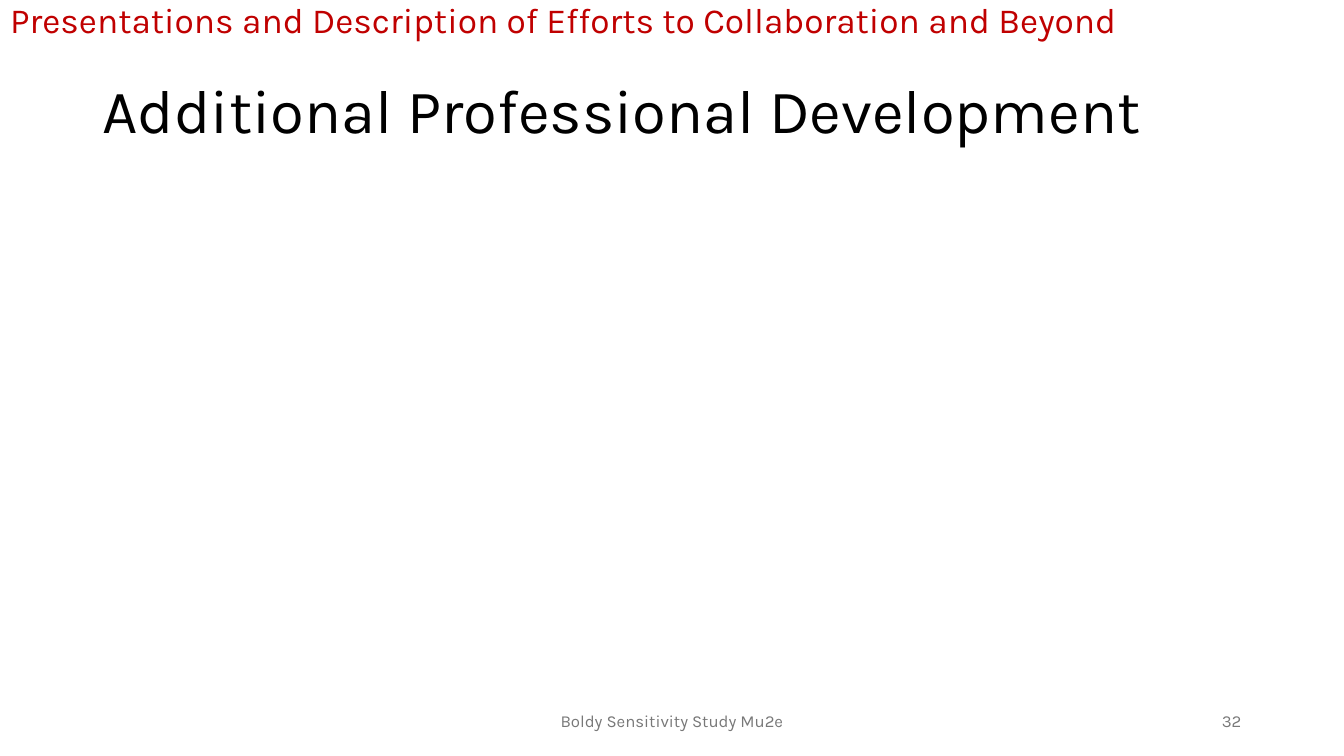
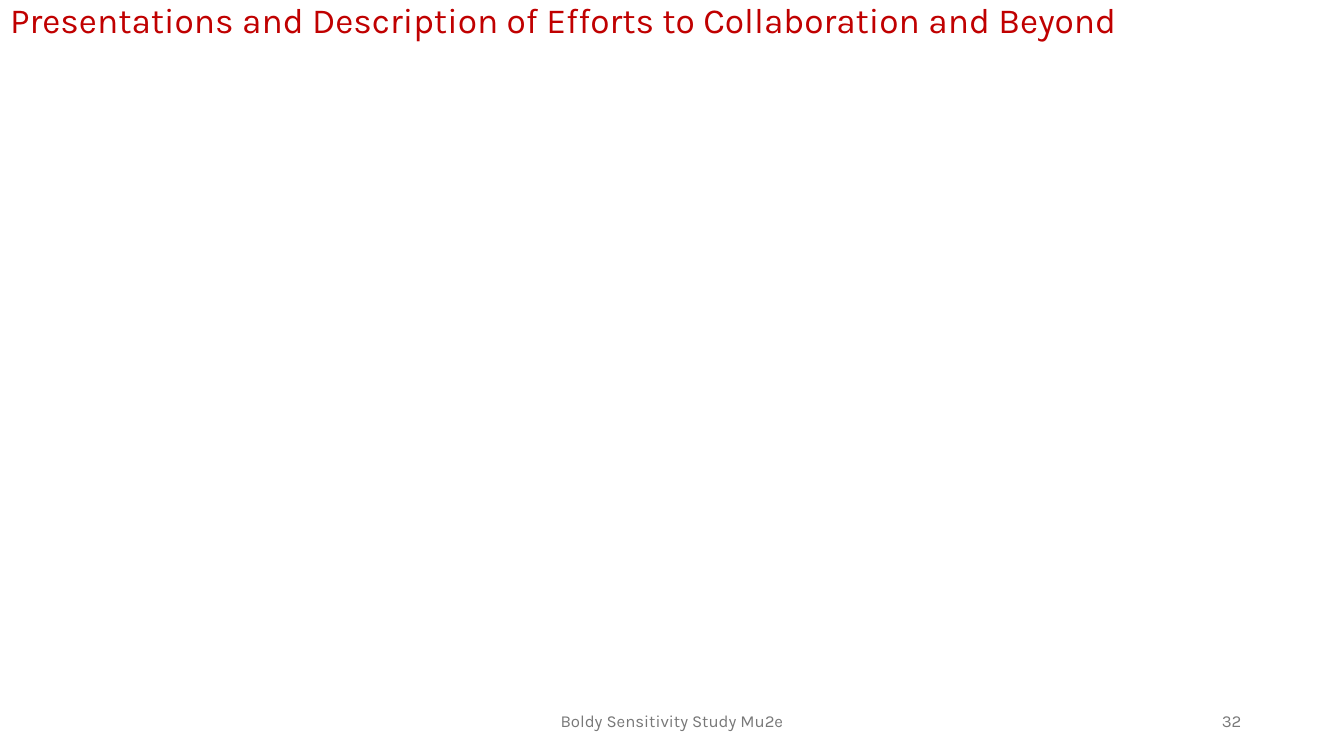
Before and after one commit to andrewboldy/DissertationAndProposalWriting, a slide deck: slide 32 of ProposalWriting/Presentation/BoldyProposalDefense [Autosaved].pptx. Drawn at 1344x756 pixels with LibreOffice and Linux fonts; fonts in the diff are those of the drawing. Boxes give left, top, right and bottom in pixels: in the first picture for what was removed or moved away, otherwise in the second. Text is boxed around its words. In the diff, an @@ line names an element or a change of style, - is before the commit and + after.

```diff
--- a/ProposalWriting/Presentation/BoldyProposalDefense [Autosaved].pptx
+++ b/ProposalWriting/Presentation/BoldyProposalDefense [Autosaved].pptx
@@ title removed at box(102, 90, 1140, 148) @@
-Additional Professional Development
```
Also in this commit, not shown: 17 other slides changed, 2 other files.
